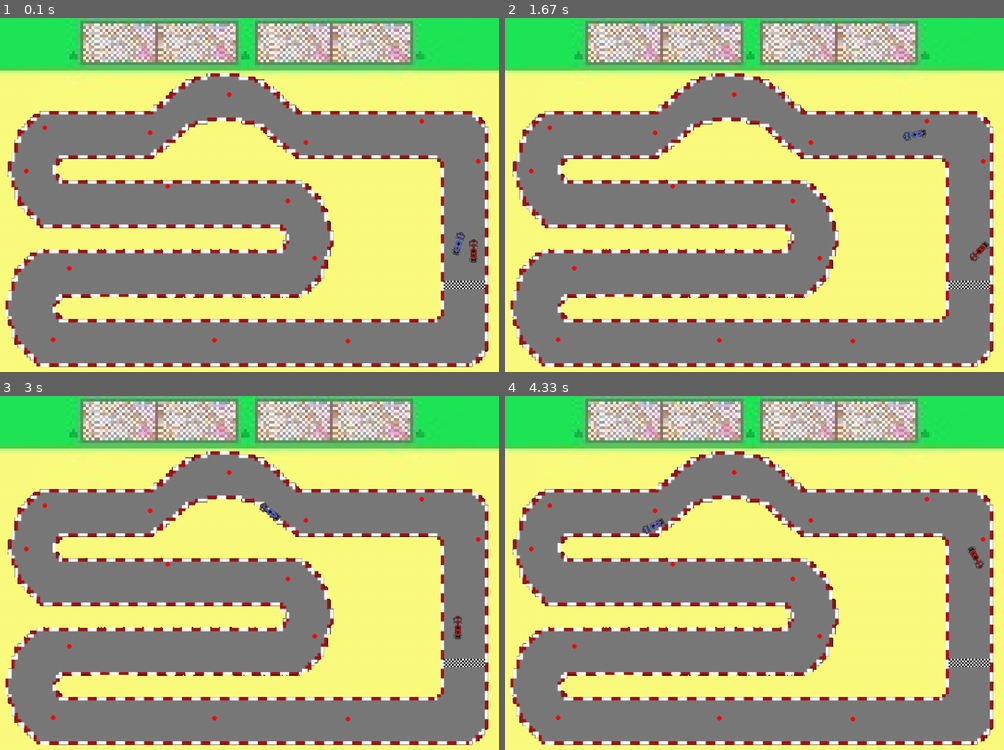
Above: before the commit, frames 1-4 (two rows, left to right).
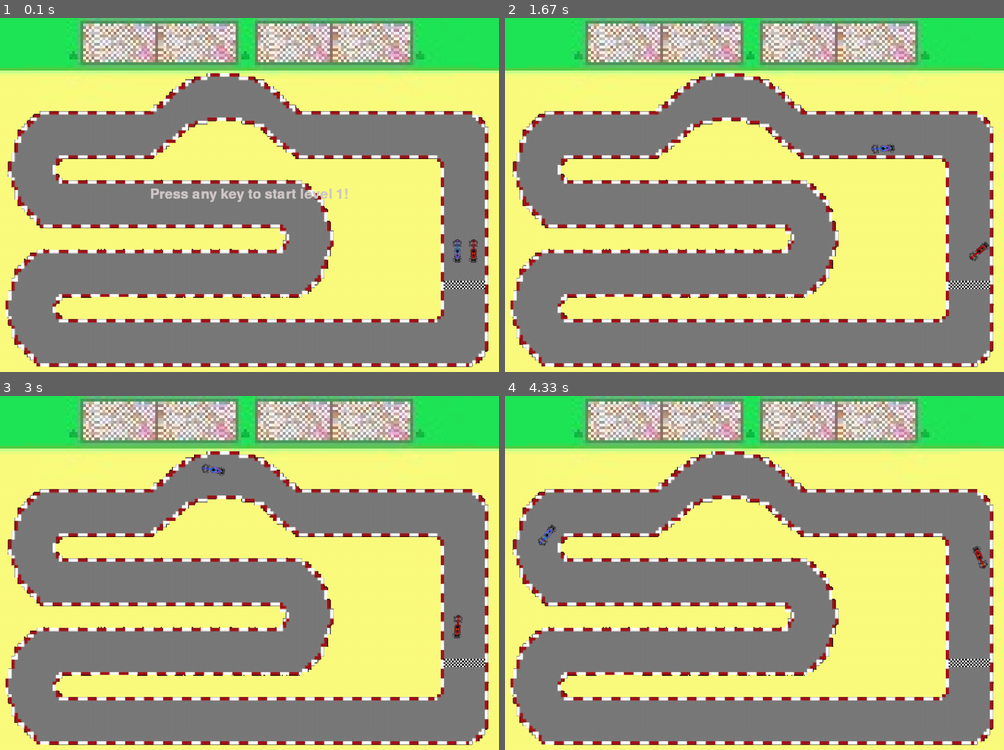
Above: after the commit, the same moments.

Repository: 203429/concurrente
Game: pygame game, started from Corte 3/race_game_pygame/main.py
Same seed, same stepped clock (60 frames per second), same inputs: the game is played once before the commit and once after it.
Inputs:
- Up to frame 1 (0.1 s): no input
- Up to frame 2 (1.67 s): hold D 0.33-0.8 s; hold W 0.83-1.13 s; hold D 1.17-1.63 s
- Up to frame 3 (3 s): hold A 1.67-2.2 s; hold S 2.23-2.53 s; hold A 2.57-2.97 s
- Up to frame 4 (4.33 s): hold W 3-3.37 s; hold D 3.4-4.03 s; hold S from 4.07 s (still down)

The runs differ from the first frame. In frame 1, 0.8% of the frame differs, in the area x 4-97%, y 20-93%; in frame 2, 0.3%; in frame 3, 0.4%; in frame 4, 0.4%.

Commit message:
levels added

Diff:
--- a/Corte 3/race_game_pygame/main.py
+++ b/Corte 3/race_game_pygame/main.py
@@ -1,5 +1,6 @@
 import pygame, time, math, sys
-from utils import scale_image, blit_rotate_center
+from utils import scale_image, blit_rotate_center, blit_text_center
+pygame.font.init()
 
 GRASS = scale_image(pygame.image.load("imgs/grass.png"), 6)
 TRACK = scale_image(pygame.image.load("imgs/track.png"), 1.6)
@@ -11,14 +12,49 @@
 FINISH_POS = (960,570)
 
 CAR1 = scale_image(pygame.image.load("imgs/car1.png"), 0.8)
+CAR1_POS = (1015, 480)
 CAR2 = scale_image(pygame.image.load("imgs/car2.png"), 0.8)
+CAR2_POS = (980, 480)
+CAR3 = scale_image(pygame.image.load("imgs/car3.png"), 0.8)
+CAR3_POS = (980, 390)
 
 WIDTH, HEIGHT = GRASS.get_width(), GRASS.get_height()
 WIN = pygame.display.set_mode((WIDTH, HEIGHT))
 pygame.display.set_caption("Formula UP")
 
+MAIN_FONT = pygame.font.SysFont("comicsans", 44)
+
 FPS = 60
-PATH = [(1035, 311), (913, 224), (662, 270), (496, 166), (325, 249), (97, 238), (57, 332), (363, 365), (623, 397), (681, 521), (150, 543), (115, 698), (464, 699), (753, 701)]
+PATH1 = [(1006, 334), (670, 266), (486, 150), (115, 252), (289, 419), (615, 374), (436, 563), (101, 525), (298, 718), (787, 687), (970, 681), (1031, 593)]
+
+class GameInfo:
+    LEVELS = 10
+
+    def __init__(self, level=1):
+        self.level = level
+        self.started = False
+        self.level_start_time = 0
+
+    def next_level(self):
+        self.level += 1
+        self.started = False
+
+    def reset(self):
+        self.level = 1
+        self.started = False
+        self.level_start_time = 0
+
+    def game_finished(self):
+        return self.level > self.LEVELS
+
+    def start_level(self):
+        self.started = True
+        self.level_start_time = time.time()
+
+    def get_level(self):
+        if not self.started:
+            return 0
+        return self.level_start_time - time.time()
 
 class AbstractCar:
     def __init__(self, max_vel, rotation_vel):
@@ -68,7 +104,7 @@
 
 class PlayerCar(AbstractCar):
     IMG = CAR1
-    START_POS = (1015, 480)
+    START_POS = CAR1_POS
 
     def reduce_speed(self):
         self.vel = max(self.vel - self.acceleration / 2, 0)
@@ -80,7 +116,7 @@
 
 class ComputerCar(AbstractCar):
     IMG = CAR2
-    START_POS = (980, 480)
+    START_POS = CAR2_POS
 
     def __init__(self, max_vel, rotation_vel, path=[]):
         super().__init__(max_vel, rotation_vel)
@@ -94,7 +130,7 @@
 
     def draw(self, win):
         super().draw(win)
-        self.draw_points(win)
+        # self.draw_points(win)
 
     def calculate_angle(self):
         target_x, target_y = self.path[self.current_point]
@@ -111,7 +147,7 @@
 
         difference_in_angle = self.angle - math.degrees(desired_radian_angle)
         if difference_in_angle >= 180:
-            difference_in_angle -= 270
+            difference_in_angle -= 360
 
         if difference_in_angle > 0:
             self.angle -= min(self.rotation_vel, abs(difference_in_angle))
@@ -165,7 +201,6 @@
 
     computer_finish_poi_collide = computer_car.collide(FINISH_MASK, *FINISH_POS)
     if computer_finish_poi_collide != None:
-        print("computer wins")
         player_car.reset()
         computer_car.reset()
 
@@ -180,22 +215,34 @@
 clock = pygame.time.Clock()
 images = [(GRASS, (0,0)),(TRACK, (-30,120)),(FINISH, FINISH_POS)]
 player_car = PlayerCar(5,4)
-computer_car = ComputerCar(4,4,PATH)
+computer_car = ComputerCar(5,4,PATH1)
+game_info = GameInfo()
 
 while True:
     clock.tick(FPS)
 
     draw(WIN, images, player_car, computer_car)
 
+    while not game_info.started:
+        blit_text_center(WIN, MAIN_FONT, f"Press any key to start level {game_info.level}!")
+        pygame.display.update()
+        for event in pygame.event.get():
+            if event.type == pygame.QUIT:
+                pygame.quit()
+                sys.exit()
+
+            if event.type == pygame.KEYDOWN:
+                game_info.start_level()
+
     for event in pygame.event.get():
         if event.type == pygame.QUIT:
-            print(computer_car.path)
+            # print(computer_car.path)
             pygame.quit()
             sys.exit()
 
-        if event.type == pygame.MOUSEBUTTONDOWN:
-            pos = pygame.mouse.get_pos()
-            computer_car.path.append(pos)
+        # if event.type == pygame.MOUSEBUTTONDOWN:
+        #     pos = pygame.mouse.get_pos()
+        #     computer_car.path.append(pos)
 
     move_player(player_car)
     computer_car.move()
--- a/Corte 3/race_game_pygame/utils.py
+++ b/Corte 3/race_game_pygame/utils.py
@@ -8,3 +8,7 @@
     rotated_image = pygame.transform.rotate(image, angle)
     new_rect = rotated_image.get_rect(center=image.get_rect(topleft=top_left).center)
     win.blit(rotated_image, new_rect)
+
+def blit_text_center(win, font, text):
+    render = font.render(text, 1, (209,200,200))
+    win.blit(render, (win.get_width()/2 - render.get_width()/2, win.get_height()/2 - render.get_height()/2))
Binary file added: Corte 3/race_game_pygame/imgs/car3.png
